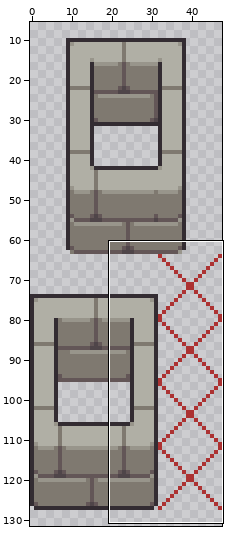
Two states of a pixel-art file, res/textures/CRYPT.interior_wall.aseprite. The picture above shows the old version from afar; the outline marks the close-up.
Close-up. The starting point:
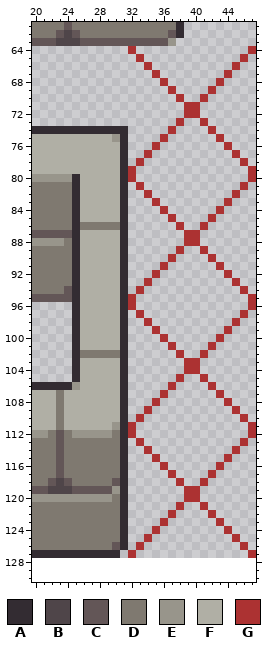
48x128 pixels, 1 frame. Shown: x 20..47, y 61..130. The old version is drawn lined up with the new one, on the new canvas. The wide view leaves out empty margins.
Palette (. is transparent): A #332c32  B #4f4549  C #635657  D #7f7970  E #98958b  F #b0afa5  G #ac3232
Pixels before, first column x 20:
 61 DDDDCDDDDDDDDDDDDDA.........
 62 DDDCBCDDDDDDDDDDDCA.........
 63 CCCBBBCCCCCCCCCCCE..........
 64 ............G..............G
 65 .............G............G.
 66 ..............G..........G..
 67 ...............G........G...
 68 ................G......G....
 69 .................G....G.....
 70 ..................G..G......
 71 ...................GG.......
 72 ...................GG.......
 73 ..................G..G......
 74 AAAAAAAAAAAA.....G....G.....
 75 FFFFFFFFFFEA....G......G....
 76 FFFFFFFFFFFA...G........G...
 77 FFFFFFFFFFFA..G..........G..
 78 FFFFFFFFFFFA.G............G.
 79 FFFFFFFFFFFAG..............G
 80 EEEEEAFFFFFAG..............G
 81 DDDDDAFFFFFA.G............G.
 82 DDDDDAFFFFFA..G..........G..
 83 DDDDDAFFFFFA...G........G...
 84 DDDDDAFFFFFA....G......G....
 85 DDDDDAFFFFFA.....G....G.....
 86 DDDDDADDDDDA......G..G......
 87 CCCCCAFFFFFA.......GG.......
 88 EEEEDAFFFFFA.......GG.......
 89 DDDDDAFFFFFA......G..G......
 90 DDDDDAFFFFFA.....G....G.....
 91 DDDDDAFFFFFA....G......G....
 92 DDDDDAFFFFFA...G........G...
 93 DDDDDAFFFFFA..G..........G..
 94 DDDDCAFFFFFA.G............G.
 95 CCCCCAFFFFFAG..............G
 96 .....AFFFFFAG..............G
 97 .....AFFFFFA.G............G.
 98 .....AFFFFFA..G..........G..
 99 .....AFFFFFA...G........G...
100 .....AFFFFFA....G......G....
101 .....AFFFFFA.....G....G.....
102 .....ADDDDDA......G..G......
103 .....AFFFFFA.......GG.......
104 .....AFFFFFA.......GG.......
105 .....AFFFFFA......G..G......
106 AAAAAEFFFFFA.....G....G.....
107 FFFDFFFFFFFA....G......G....
108 FFFDFFFFFFFA...G........G...
109 FFFDFFFFFFFA..G..........G..
110 FFFDFFFFFFFA.G............G.
111 FFFDFFFFFFEAG..............G
112 EEDCDEEEEEDAG..............G
113 DDDCDDDDDDDA.G............G.
114 DDDCDDDDDDDA..G..........G..
115 DDDCDDDDDDDA...G........G...
116 DDDCDDDDDDDA....G......G....
117 DDDCDDDDDDDA.....G....G.....
118 DDCBCDDDDDCA......G..G......
119 CCBBBCCCCCEA.......GG.......
120 EEEEEEEEEEDA.......GG.......
121 DDDDDDDDDDDA......G..G......
122 DDDDDDDDDDDA.....G....G.....
123 DDDDDDDDDDDA....G......G....
124 DDDDDDDDDDDA...G........G...
125 DDDDDDDDDDDA..G..........G..
126 DDDDDDDDDDCA.G............G.
127 AAAAAAAAAAA.G..............G
And afterwards:
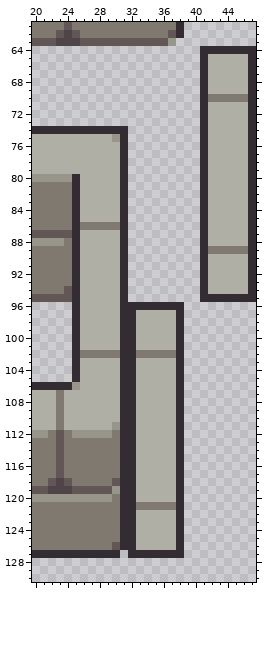
The exact change:
canvas 48x128 -> 48x144
y 64: x 32 G -> .; x 41..47 ......G -> AAAAAAA
y 65: x 33 G -> .; x 41..47 .....G. -> AFFFFFA
y 66: x 34 G -> .; x 41..47 ....G.. -> AFFFFFA
y 67: x 35 G -> .; x 41..47 ...G... -> AFFFFFA
y 68: x 36 G -> .; x 41..47 ..G.... -> AFFFFFA
y 69: x 37 G -> .; x 41..47 .G..... -> AFFFFFA
y 70: x 38 G -> .; x 41..47 G...... -> ADDDDDA
y 71..72: x 39..47 GG....... -> ..AFFFFFA
y 73: x 38 G -> .; x 41..47 G...... -> AFFFFFA
y 74: x 37 G -> .; x 41..47 .G..... -> AFFFFFA
y 75: x 36 G -> .; x 41..47 ..G.... -> AFFFFFA
y 76: x 35 G -> .; x 41..47 ...G... -> AFFFFFA
y 77: x 34 G -> .; x 41..47 ....G.. -> AFFFFFA
y 78: x 33 G -> .; x 41..47 .....G. -> AFFFFFA
y 79..80: x 32 G -> .; x 41..47 ......G -> AFFFFFA
y 81: x 33 G -> .; x 41..47 .....G. -> AFFFFFA
y 82: x 34 G -> .; x 41..47 ....G.. -> AFFFFFA
y 83: x 35 G -> .; x 41..47 ...G... -> AFFFFFA
y 84: x 36 G -> .; x 41..47 ..G.... -> AFFFFFA
y 85: x 37 G -> .; x 41..47 .G..... -> AFFFFFA
y 86: x 38 G -> .; x 41..47 G...... -> AFFFFFA
y 87..88: x 39..47 GG....... -> ..AFFFFFA
y 89: x 38 G -> .; x 41..47 G...... -> ADDDDDA
y 90: x 37 G -> .; x 41..47 .G..... -> AFFFFFA
y 91: x 36 G -> .; x 41..47 ..G.... -> AFFFFFA
y 92: x 35 G -> .; x 41..47 ...G... -> AFFFFFA
y 93: x 34 G -> .; x 41..47 ....G.. -> AFFFFFA
y 94: x 33 G -> .; x 41..47 .....G. -> AFFFFFA
y 95: x 32 G -> .; x 41..47 ......G -> AAAAAAA
y 96: x 32..38 G...... -> AAAAAAA; x 47 G -> .
y 97: x 32..38 .G..... -> AFFFFFA; x 46 G -> .
y 98: x 32..38 ..G.... -> AFFFFFA; x 45 G -> .
y 99: x 32..38 ...G... -> AFFFFFA; x 44 G -> .
y 100: x 32..38 ....G.. -> AFFFFFA; x 43 G -> .
y 101: x 32..38 .....G. -> AFFFFFA; x 42 G -> .
y 102: x 32..38 ......G -> ADDDDDA; x 41 G -> .
y 103..104: x 32..40 .......GG -> AFFFFFA..
y 105: x 32..38 ......G -> AFFFFFA; x 41 G -> .
y 106: x 32..38 .....G. -> AFFFFFA; x 42 G -> .
y 107: x 32..38 ....G.. -> AFFFFFA; x 43 G -> .
y 108: x 32..38 ...G... -> AFFFFFA; x 44 G -> .
y 109: x 32..38 ..G.... -> AFFFFFA; x 45 G -> .
y 110: x 32..38 .G..... -> AFFFFFA; x 46 G -> .
y 111..112: x 32..38 G...... -> AFFFFFA; x 47 G -> .
y 113: x 32..38 .G..... -> AFFFFFA; x 46 G -> .
y 114: x 32..38 ..G.... -> AFFFFFA; x 45 G -> .
y 115: x 32..38 ...G... -> AFFFFFA; x 44 G -> .
y 116: x 32..38 ....G.. -> AFFFFFA; x 43 G -> .
y 117: x 32..38 .....G. -> AFFFFFA; x 42 G -> .
y 118: x 32..38 ......G -> AFFFFFA; x 41 G -> .
y 119..120: x 32..40 .......GG -> AFFFFFA..
y 121: x 32..38 ......G -> ADDDDDA; x 41 G -> .
y 122: x 32..38 .....G. -> AFFFFFA; x 42 G -> .
y 123: x 32..38 ....G.. -> AFFFFFA; x 43 G -> .
y 124: x 32..38 ...G... -> AFFFFFA; x 44 G -> .
y 125: x 32..38 ..G.... -> AFFFFFA; x 45 G -> .
y 126: x 32..38 .G..... -> AFFFFFA; x 46 G -> .
y 127: x 32..38 G...... -> AAAAAAA; x 47 G -> .
Boxes around the changes in both close-ups, in picture pixels (x1, y1, x2, y2):
changed: (128, 46, 256, 558)
